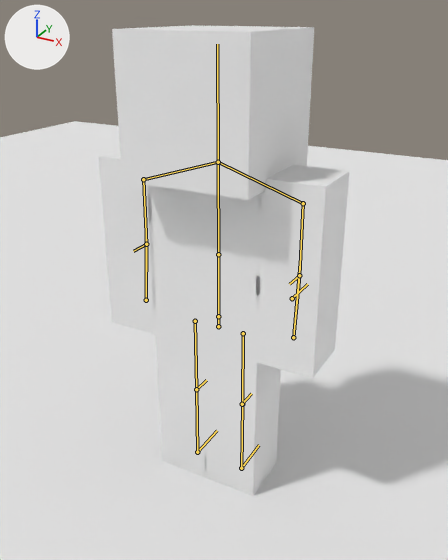
What one commit did to the Blender file 动画文件/玩家/MEF玩家动画.blend.
Both versions are drawn from a 50 mm lens placed at (1.22, -2.17, 2.09), pointed at (0.01, 0.03, 0.98). Every picture has the same lights, and +X, +Y and +Z are marked at upper left. The first picture is the older version. The bones that change, and the others that lie on the model, are drawn over the model as lines.

The first picture shows 'Cube', '地板'.
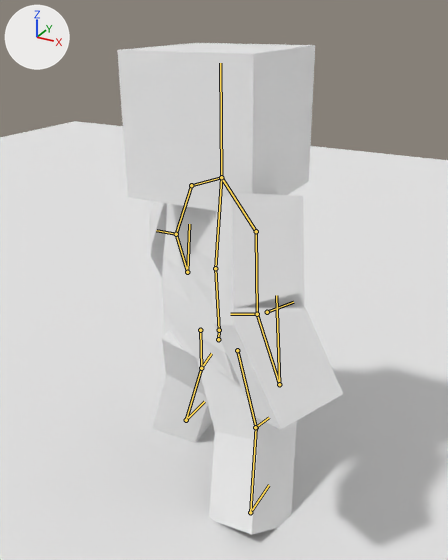
The newer file adds an action. The first version stands in its rest pose; the second is drawn at frame 0 of the action 'wonder_r'.

What the commit changed:
Bone 'Leg_ik_L' (bone_leg_ik_l) moves from (0.0, 0.0, 0.0) to (-0.193, 0.197, 0.0).
Bone 'Leg_ik_R' (bone_leg_ik_r) moves from (0.0, 0.0, 0.0) to (0.17, -0.242, 0.0).
Bone 'Root' (bone_root) moves from (0.0, 0.0, 0.0) to (0.0, -0.067, 0.0).
Bone 'Root' (bone_root) turns from (0, 0, 0) to (-2, -19, -1) degrees about its own x, y and z.
Bone 'Torso' (bone_torso) turns from (0, 0, 0) to (5, -4, 2) degrees about its own x, y and z.
Bone 'Chest' (bone_chest) turns from (0, 0, 0) to (-7, -18, 0) degrees about its own x, y and z.
Bone 'Head' (bone_head) turns from (0, 0, 0) to (6, 40, 3) degrees about its own x, y and z.
Bone 'Arm_R' (bone_arm_r) turns from (0, 0, 0) to (-5, 4, -24) degrees about its own x, y and z.
Bone 'Hand_R' (bone_hand_r) turns from (0, 0, 0) to (25, 0, 0) degrees about its own x, y and z.
Bone 'Arm_L' (bone_arm_l) turns from (0, 0, 0) to (-5, 12, 23) degrees about its own x, y and z.
Bone 'Hand_L' (bone_hand_l) turns from (0, 0, 0) to (33, 0, 0) degrees about its own x, y and z.
Bone 'leg_aim_L' (bone_leg_aim_l) moves from (0.0, 0.0, 0.0) to (-0.501, -0.164, -0.014).

Boxes [x1, y1, x2, y2] around the edits, measured in the pictures (448 x 560 px):
'Cube', posed (10% narrower)
    before: [98, 25, 350, 496]
    after: [117, 43, 343, 534]
bone 'Leg_ik_L', root to tip
    before: (197, 452) to (217, 430)
    after: (186, 420) to (204, 401)
bone 'Leg_ik_R', root to tip
    before: (241, 468) to (259, 445)
    after: (250, 512) to (269, 485)
bone 'Root', root to tip
    before: (218, 326) to (218, 316)
    after: (218, 339) to (219, 330)
bone 'Torso', root to tip
    before: (218, 316) to (218, 254)
    after: (219, 330) to (215, 268)
bone 'Chest', root to tip
    before: (218, 254) to (218, 162)
    after: (215, 268) to (221, 177)
bone 'Head', root to tip
    before: (218, 162) to (217, 44)
    after: (221, 177) to (220, 63)
bone 'Arm_R', root to tip
    before: (303, 203) to (299, 275)
    after: (256, 231) to (257, 314)
bone 'Hand_R', root to tip
    before: (299, 275) to (293, 337)
    after: (257, 314) to (279, 384)
bone 'Arm_L', root to tip
    before: (143, 179) to (146, 244)
    after: (191, 185) to (176, 234)
bone 'Hand_L', root to tip
    before: (146, 244) to (146, 300)
    after: (176, 234) to (187, 272)
bone 'leg_aim_L', root to tip
    before: (292, 298) to (307, 284)
    after: (267, 312) to (293, 302)
